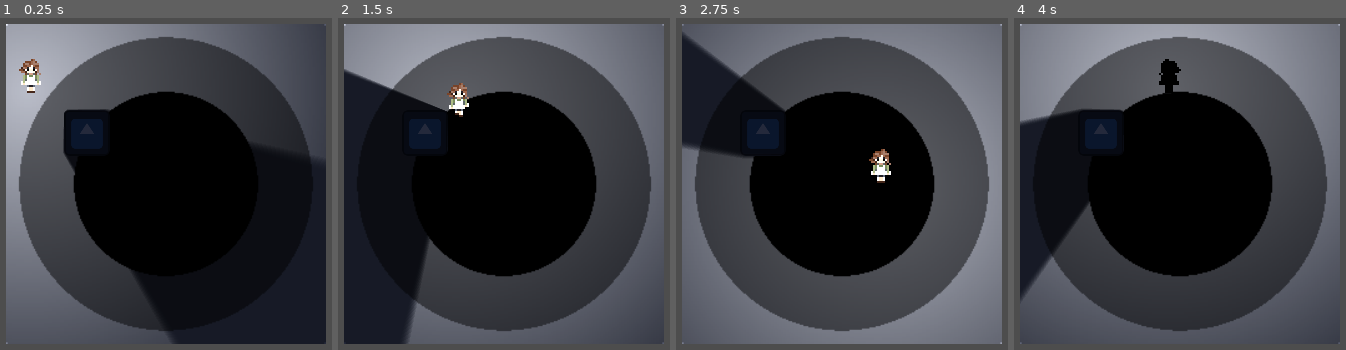
Above: before the commit, frames 1-4 (left to right).
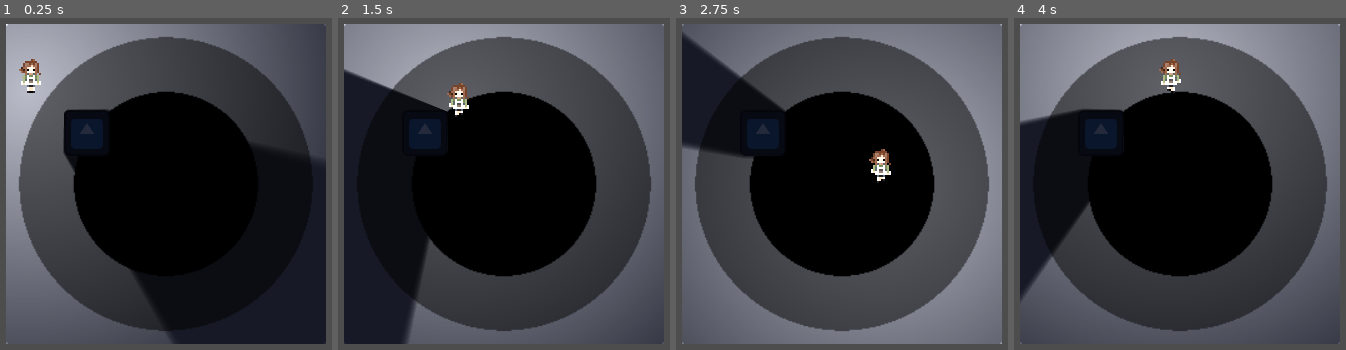
Above: after the commit, the same moments.

Repository: dttsd/mini-jam-204-cafe-left-in-the-dark
Game: Godot game, scene res://sandbox_scene.tscn
The game is run twice, just before and just after one commit, with the same random seed, the same clock (stepped at 60 frames per second) and the same inputs. This scene is started directly instead of the project's main scene. The engine's default icon, where the game draws it, is replaced by a stand-in: a white triangle on a blue panel in a dark square.
Inputs (mouse positions are in pixels of both pictures, inside the frame that each line leads up to):
- Up to frame 1 (0.25 s): no input
- Up to frame 2 (1.5 s): move the mouse to (610, 174) at 0.52 s; hold Right (ui_right) 0.53-1.28 s; move the mouse to (344, 210) at 1.27 s; hold Down (ui_down) from 1.28 s (still down)
- Up to frame 3 (2.75 s): move the mouse to (871, 114) at 2.02 s; release Down (ui_down) at 2.03 s; hold Right (ui_right) from 2.03 s (still down)
- Up to frame 4 (4 s): move the mouse to (1113, 263) at 2.77 s; release Right (ui_right) at 2.78 s; hold Up (ui_up) 2.78-3.53 s; move the mouse to (1339, 247) at 3.52 s; hold Left (ui_left) from 3.53 s (still down)

The runs differ from the first frame. In frame 1, 0.1% of the frame differs, in the area x 5-13%, y 12-23%; in frame 2, 0.2%; in frame 3, 0.1%; in frame 4, 0.5%, in the area x 43-51%, y 12-23%.

Commit message:
new player animation and images

Diff:
--- a/player_character.tscn
+++ b/player_character.tscn
@@ -1,9 +1,13 @@
 [gd_scene format=3 uid="uid://ty4dgymwidvn"]
 
 [ext_resource type="Script" uid="uid://crll7i13ld2iv" path="res://scripts/player_character.gd" id="1_02ohv"]
-[ext_resource type="Texture2D" uid="uid://bo2jex2r0a6rn" path="res://assets/player/Player-1.png" id="2_0hvvw"]
-[ext_resource type="Texture2D" uid="uid://b70oasqy3obcn" path="res://assets/player/Player-2.png" id="3_6qc1w"]
-[ext_resource type="Texture2D" uid="uid://1yu8l2bbpk" path="res://assets/player/Player-3.png" id="4_uuvki"]
+[ext_resource type="Texture2D" uid="uid://c3e0jcyyegb10" path="res://assets/player/PlayerIdle_-4.png" id="2_4yf86"]
+[ext_resource type="Texture2D" uid="uid://b7iqlbt4oqlag" path="res://assets/player/PlayerIdle_-3.png" id="3_8bl0p"]
+[ext_resource type="Texture2D" uid="uid://cqfd0xuexa365" path="res://assets/player/PlayerIdle_-1.png" id="4_he2na"]
+[ext_resource type="Texture2D" uid="uid://2f4lu4ccg1j7" path="res://assets/player/PlayerIdle_-2.png" id="5_p3c78"]
+[ext_resource type="Texture2D" uid="uid://bj5460euf165g" path="res://assets/player/PlayerWalk-1.png" id="6_eh3ko"]
+[ext_resource type="Texture2D" uid="uid://bxilhvk4ptw67" path="res://assets/player/PlayerWalk-3.png" id="7_bgme8"]
+[ext_resource type="Texture2D" uid="uid://c38ovgt3qideo" path="res://assets/player/PlayerWalk-2.png" id="8_g1g7m"]
 
 [sub_resource type="Gradient" id="Gradient_02ohv"]
 offsets = PackedFloat32Array(0.2952381, 0.7, 0.9190476, 1)
@@ -21,24 +25,44 @@
 animations = [{
 "frames": [{
 "duration": 1.0,
-"texture": ExtResource("2_0hvvw")
+"texture": ExtResource("2_4yf86")
+}, {
+"duration": 1.0,
+"texture": ExtResource("3_8bl0p")
 }],
-"loop": true,
-"name": &"Idle",
+"loop": false,
+"name": &"Blink",
 "speed": 5.0
 }, {
 "frames": [{
 "duration": 1.0,
-"texture": ExtResource("3_6qc1w")
+"texture": ExtResource("4_he2na")
+}, {
+"duration": 1.0,
+"texture": ExtResource("5_p3c78")
+}, {
+"duration": 1.0,
+"texture": ExtResource("3_8bl0p")
 }, {
 "duration": 0.5,
-"texture": ExtResource("2_0hvvw")
+"texture": ExtResource("2_4yf86")
+}],
+"loop": true,
+"name": &"Idle",
+"speed": 2.0
+}, {
+"frames": [{
+"duration": 1.0,
+"texture": ExtResource("6_eh3ko")
+}, {
+"duration": 0.5,
+"texture": ExtResource("7_bgme8")
 }, {
 "duration": 1.0,
-"texture": ExtResource("4_uuvki")
+"texture": ExtResource("8_g1g7m")
 }, {
 "duration": 0.5,
-"texture": ExtResource("2_0hvvw")
+"texture": ExtResource("7_bgme8")
 }],
 "loop": true,
 "name": &"Walk",
@@ -64,7 +88,7 @@
 sprite_frames = SubResource("SpriteFrames_4yf86")
 animation = &"Walk"
 autoplay = "Idle"
-frame_progress = 0.5593479
+frame_progress = 0.47324437
 
 [node name="CollisionShape2D" type="CollisionShape2D" parent="." unique_id=1782037744]
 position = Vector2(0, -1)
--- a/scripts/player_character.gd
+++ b/scripts/player_character.gd
@@ -17,11 +17,12 @@
 
 
 	if vector:
+		animated_sprite.play("Walk")
+		modulate = Color.WHITE
+		animated_sprite.flip_h = false
 		# walking down screen anim
 		if vector.y > 0:
-			animated_sprite.play("Walk")
-			modulate = Color.WHITE
-			animated_sprite.flip_h = false
+			pass
 		# walking up screen anim
 		elif vector.y < 0:
 			animated_sprite.play_backwards("Walk")
--- a/van.tscn
+++ b/van.tscn
@@ -5,6 +5,44 @@
 
 [sub_resource type="RectangleShape2D" id="RectangleShape2D_6cji5"]
 size = Vector2(98, 49)
+
+[sub_resource type="Animation" id="Animation_8opdr"]
+length = 0.001
+tracks/0/type = "value"
+tracks/0/imported = false
+tracks/0/enabled = true
+tracks/0/path = NodePath("Van:position")
+tracks/0/interp = 1
+tracks/0/loop_wrap = true
+tracks/0/keys = {
+"times": PackedFloat32Array(0),
+"transitions": PackedFloat32Array(1),
+"update": 0,
+"values": [Vector2(0, 4)]
+}
+
+[sub_resource type="Animation" id="Animation_lvfqf"]
+resource_name = "van_bumpy"
+length = 1.9
+loop_mode = 1
+tracks/0/type = "value"
+tracks/0/imported = false
+tracks/0/enabled = true
+tracks/0/path = NodePath("Van:position")
+tracks/0/interp = 2
+tracks/0/loop_wrap = true
+tracks/0/keys = {
+"times": PackedFloat32Array(0, 0.6333333, 1.2333333),
+"transitions": PackedFloat32Array(1, 1.464086, 1),
+"update": 0,
+"values": [Vector2(0, 2), Vector2(0, 1), Vector2(0, 2)]
+}
+
+[sub_resource type="AnimationLibrary" id="AnimationLibrary_ubcua"]
+_data = {
+&"RESET": SubResource("Animation_8opdr"),
+&"van_bumpy": SubResource("Animation_lvfqf")
+}
 
 [node name="Van" type="RigidBody2D" unique_id=769181045]
 gravity_scale = 0.0
@@ -24,3 +62,7 @@
 [node name="CollisionShape2D" type="CollisionShape2D" parent="." unique_id=541239841]
 position = Vector2(0, 23.5)
 shape = SubResource("RectangleShape2D_6cji5")
+
+[node name="AnimationPlayer" type="AnimationPlayer" parent="." unique_id=1198353702]
+libraries/ = SubResource("AnimationLibrary_ubcua")
+autoplay = &"van_bumpy"
Binary file added: assets/player/PlayerIdle_-1.png
Not shown, added: assets/player/PlayerIdle_-1.png.import
Binary file added: assets/player/PlayerIdle_-2.png
Not shown, added: assets/player/PlayerIdle_-2.png.import
Binary file added: assets/player/PlayerIdle_-3.png
Not shown, added: assets/player/PlayerIdle_-3.png.import
Binary file added: assets/player/PlayerIdle_-4.png
Not shown, added: assets/player/PlayerIdle_-4.png.import
Binary file added: assets/player/PlayerWalk-1.png
Not shown, added: assets/player/PlayerWalk-1.png.import
Binary file added: assets/player/PlayerWalk-2.png
Not shown, added: assets/player/PlayerWalk-2.png.import
(and 2 more such lines)
